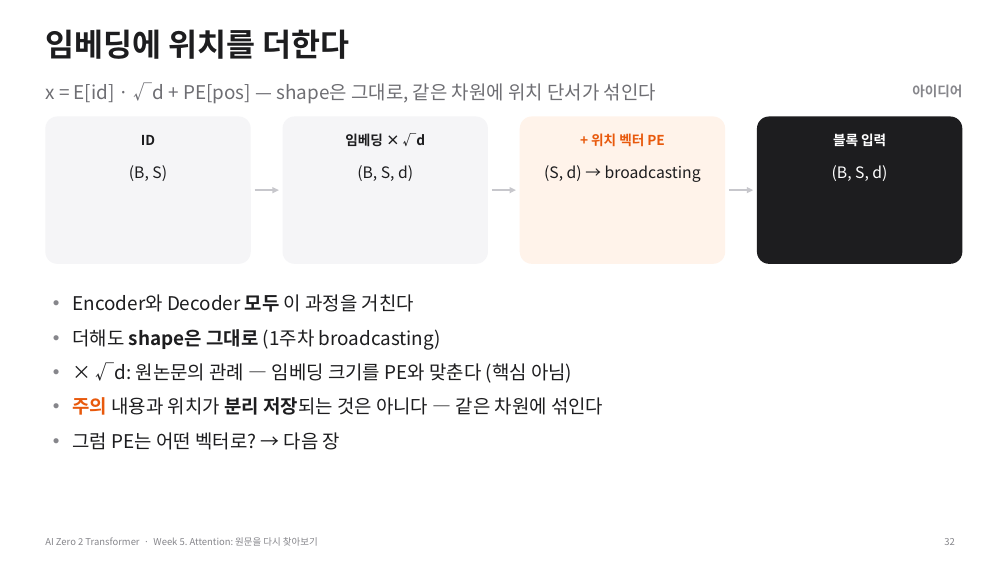
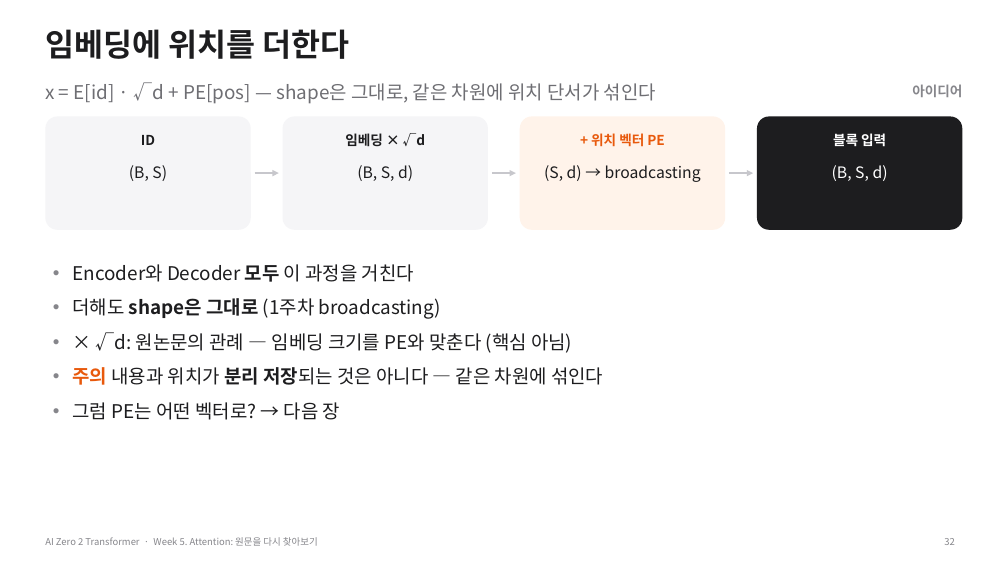
Before and after one commit to myunhh/AI-Zero-2-Transformers, a slide deck: slide 32 of lectures/week05_attention.pptx. Drawn at 1008x567 pixels with LibreOffice and Linux fonts; fonts in the diff are those of the drawing. Boxes give left, top, right and bottom in pixels: in the first picture for what was removed or moved away, otherwise in the second. Text is boxed around its words. In the diff, an @@ line names an element or a change of style, - is before the commit and + after.

```diff
--- a/lectures/week05_attention.pptx
+++ b/lectures/week05_attention.pptx
@@ rounded rectangle resized from (x1=45, y1=116, x2=251, y2=264) to (x1=45, y1=116, x2=251, y2=230) @@
@@ rounded rectangle resized from (x1=283, y1=116, x2=488, y2=264) to (x1=283, y1=116, x2=488, y2=230) @@
@@ rounded rectangle resized from (x1=520, y1=116, x2=726, y2=264) to (x1=520, y1=116, x2=726, y2=230) @@
@@ proportions changed in 4 elements at (x1=45, y1=116, x2=251, y2=230), (x1=283, y1=116, x2=488, y2=230), (x1=520, y1=116, x2=726, y2=230), (x1=757, y1=116, x2=963, y2=230) @@
@@ rounded rectangle resized from (x1=757, y1=116, x2=963, y2=264) to (x1=757, y1=116, x2=963, y2=230) @@
@@ 3 arrows moved together from (x1=255, y1=191, x2=753, y2=191) to (x1=255, y1=173, x2=753, y2=173) @@
@@ text "Encoder와 Decoder 모두 이 과정을 ..." moved from (x1=73, y1=294, x2=603, y2=450) to (x1=73, y1=264, x2=603, y2=420) @@
```
Also in this commit, not shown: 10 other slides changed, 10 other files.
